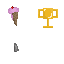
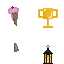
Two versions of the same layered image (w=64, h=64). Layer-by-layer changes:
added layer "Lamp" above "Item 2" over [43, 45, 53, 64]
